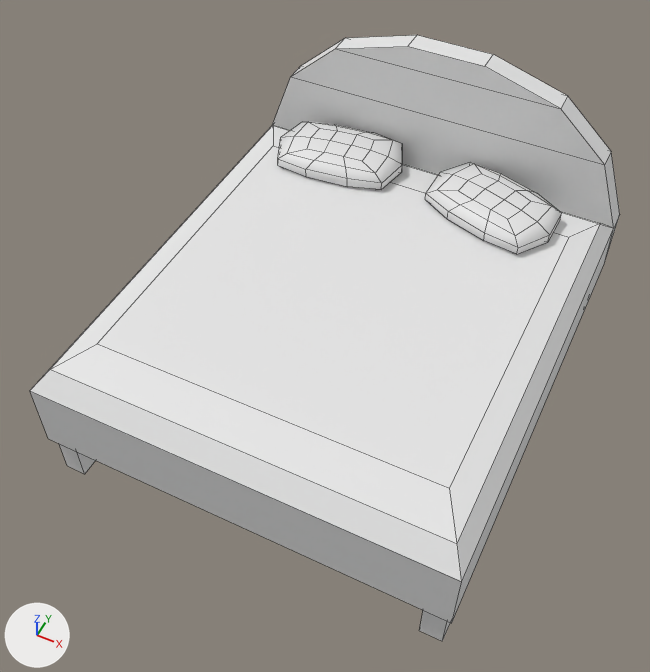
The FBX model Assets/ExportedModels/bed.fbx, before and after one commit.
Before and after are seen from a 50 mm lens placed at (1.04, -2.32, 3.09), pointed at (-0.03, -0.18, 0.42). The lights are fixed; the arrows at lower left show +X, +Y and +Z. Mesh edges are drawn as thin lines. Where no turn or scale is listed for an object, it has been applied to the vertices.
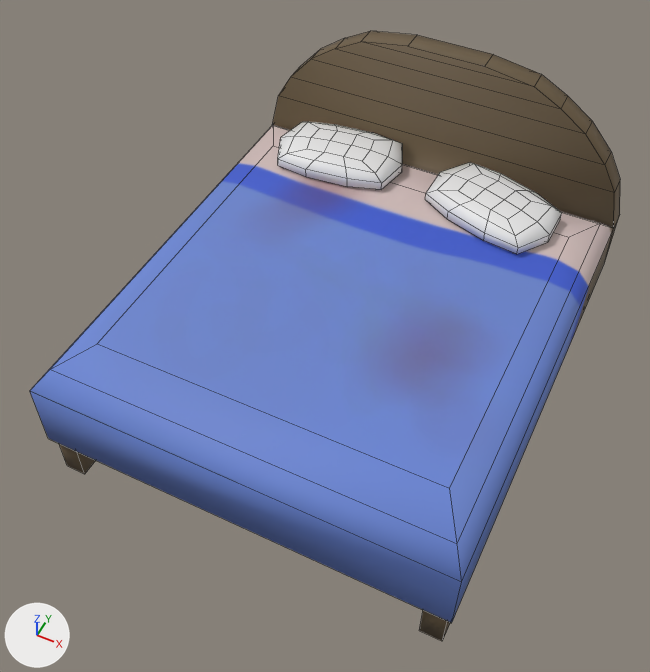
Changed parts and their boxes (x1, y1, x2, y2) in the pictures (650 x 672 px):
'Cube', reshaped
    before: (30, 35, 620, 641)
    after: (30, 31, 620, 641)
part 1 of me_cube_001, built on
    before: (273, 35, 620, 228)
    after: (272, 31, 620, 228)
part 2 of me_cube_001, recoloured (white to blue)
    both: (30, 35, 620, 641)

The change in detail:
Picture 'bed.png' (img_bed_png) is new.
Material 'Material.001' (mat_material_001) is new.
Its texture is img_bed_png.
Its roughness is 0.69.
me_cube_001 is used by ob_cube; location (0.0, 0.0, 0.0).
me_cube_001 had 62 vertices, 53 faces and spanned x -0.84..0.84, y -0.97..0.97, z 0.0..1.1.
me_cube_001 now has 74 vertices, 65 faces and spans x -0.84..0.84, y -0.97..0.97, z 0.0..1.1.
Part 1, on me_cube_001:
12 faces are deleted.
6 vertices are added at (0.8, 0.87, 0.68), (-0.8, 0.87, 0.68), (0.62, 0.87, 0.92), (-0.62, 0.87, 0.92), (0.38, 0.87, 1.07), (-0.38, 0.87, 1.07).
6 new vertices lie (0.0, 0.1, 0.0) away from vertices in x -0.8..0.8, y 0.87, z 0.68..1.07.
24 new faces join them.
me_cube_001 part 2: 41 faces spanning x -0.84..0.84, y -0.97..0.97, z 0.0..1.1 switch from no material to mat_material_001 (picture img_bed_png).
me_cube_001 part 3: the surface is now shaded smooth.
